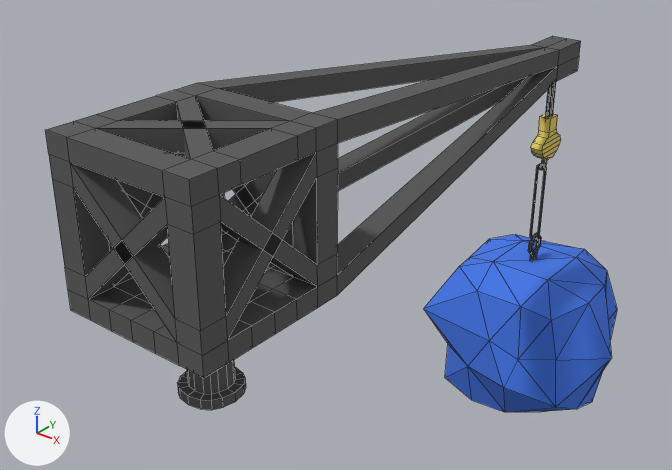
A saved change to the FBX model froggyfocus/Assets/FlawLizArt/Machine/crane_top.fbx.
The view is the same before and after, from a 50 mm lens placed at (2.6, -2.36, 6.29), pointed at (-0.52, 1.53, 3.87). Every picture has the same lights, and +X, +Y and +Z are marked at lower left. Mesh edges are drawn as thin lines. Vertices at the same position are counted once.

Names of what the first picture shows: 'top'.
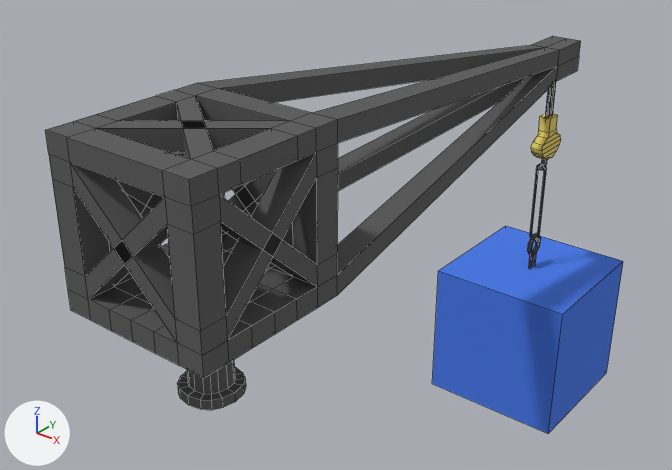
Commit message: improved crane

Changed parts and their boxes (x1, y1, x2, y2) in the pictures (672 x 470 px):
```json
{"object": "top", "change": "reshaped", "before": [45, 36, 617, 412], "after": [45, 36, 623, 434]}
{"part": 1, "of": "me_cube_004", "change": "added", "after": [432, 226, 623, 434], "on screen": "blue"}
{"part": 2, "of": "me_cube_004", "change": "cut back", "before": [424, 233, 617, 412], "after": [527, 233, 541, 268]}
```

The change, as JSON lines over the scene's bpy script:
```json
{"block": "me_cube_004", "where": "# used by ob_top; location = (0.0, 0.0, 0.0)"}
{"op": "remove", "block": "me_cube_004", "code": "me_cube_004.from_pydata(...)  # 579 vertices, 633 faces; spans x -0.69..0.73, y -0.4..3.88, z 1.93..5.09"}
{"op": "add", "block": "me_cube_004", "code": "me_cube_004.from_pydata(...)  # 535 vertices, 539 faces; spans x -0.48..0.48, y -0.4..3.61, z 2.22..5.09"}
{"block": "me_cube_004", "change": "me_cube_004 part 1: a new loose piece, a box spanning x -0.48..0.48, y 2.65..3.61, z 2.22..3.18, in mat_crystal (blue #4377e7)"}
{"block": "me_cube_004", "change": "me_cube_004 part 2"}
{"block": "me_cube_004", "change": "112 vertices are removed from x -0.69..0.73, y 2.53..3.88, z 1.93..3.43"}
{"block": "me_cube_004", "change": "174 faces are deleted"}
{"block": "me_cube_004", "change": "6 vertices move from x 0.0..0.02, y 3.2..3.22, z 3.32..3.38 to x -0.01..0.0, y 3.1..3.15, z 3.29..3.31"}
{"block": "me_cube_004", "change": "60 vertices are added at x -0.01..0.02, y 3.05..3.2, z 3.14..3.43"}
{"block": "me_cube_004", "change": "74 new faces join them, mat_metal (dark grey #5a5a5a)"}
```
